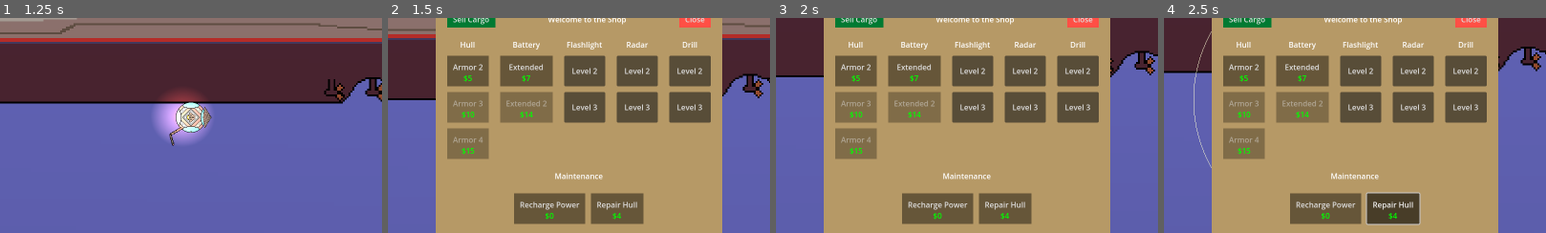
Above: before the commit, frames 1-4 (left to right).
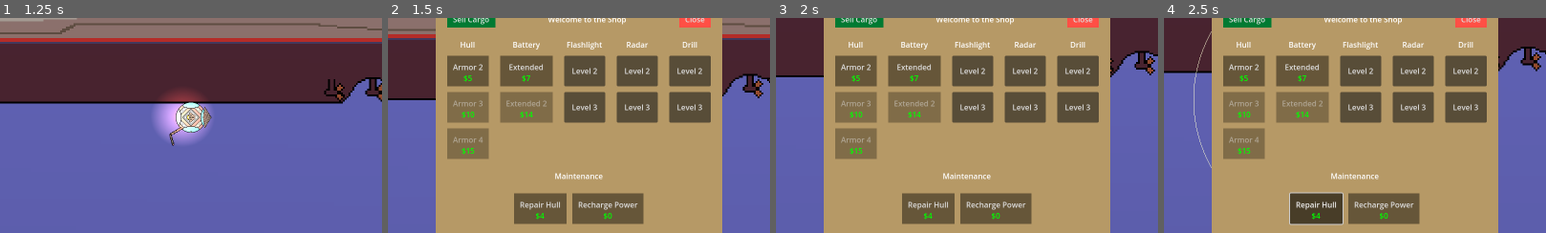
Above: after the commit, the same moments.

Repository: deruitda/ludum-dare-57
Game: Godot game, scene res://scenes/main.tscn
Same seed, same stepped clock (60 frames per second), same inputs: the game is played once before the commit and once after it.
Inputs:
- Up to frame 1 (1.25 s): tap Enter at 0.5 s; hold D (move_right) from 0.53 s (still down); tap R at 0.6 s
- Up to frame 2 (1.5 s): release D (move_right) at 1.28 s; hold S (move_down) from 1.28 s (still down); tap E at 1.35 s
- Up to frame 3 (2 s): keep holding S (move_down)
- Up to frame 4 (2.5 s): release S (move_down) at 2 s; click "Repair Hull" at 2 s
The pictures show only the part of the screen within x 25-75%, y 27-77%; the shares and areas given below are measured in that part.

Frame 1 is identical in both runs. In frame 2, 1.1% of the frame differs, in the area x 37-66%, y 81-96%; in frame 3, 1.1%; in frame 4, 4.7%, in the area x 32-68%, y 80-97%.

Commit message:
swap recharge power and repair hull in ui

Diff:
--- a/scenes/shop/shop.tscn
+++ b/scenes/shop/shop.tscn
@@ -233,6 +233,11 @@
 size_flags_vertical = 10
 theme_override_constants/separation = 12
 
+[node name="RepairHullButton" parent="ShopContainer/ColorRect/MarginContainer/VBoxContainer/ShopActionsContainer" instance=ExtResource("2_qaxay")]
+layout_mode = 2
+text = "Repair Hull"
+shop_item_resource = ExtResource("9_tp26b")
+
 [node name="RechargePowerButton" parent="ShopContainer/ColorRect/MarginContainer/VBoxContainer/ShopActionsContainer" instance=ExtResource("2_qaxay")]
 layout_mode = 2
 size_flags_horizontal = 4
@@ -241,10 +246,5 @@
 text = "Recharge Power"
 shop_item_resource = ExtResource("6_ptf86")
 
-[node name="RepairHullButton" parent="ShopContainer/ColorRect/MarginContainer/VBoxContainer/ShopActionsContainer" instance=ExtResource("2_qaxay")]
-layout_mode = 2
-text = "Repair Hull"
-shop_item_resource = ExtResource("9_tp26b")
-
 [connection signal="pressed" from="ShopContainer/ColorRect/MarginContainer/VBoxContainer/HBoxContainer/SellCargoButton" to="." method="_on_sell_cargo_button_pressed"]
 [connection signal="pressed" from="ShopContainer/ColorRect/MarginContainer/VBoxContainer/HBoxContainer/CloseShopButton" to="." method="_on_close_shop_button_pressed"]
